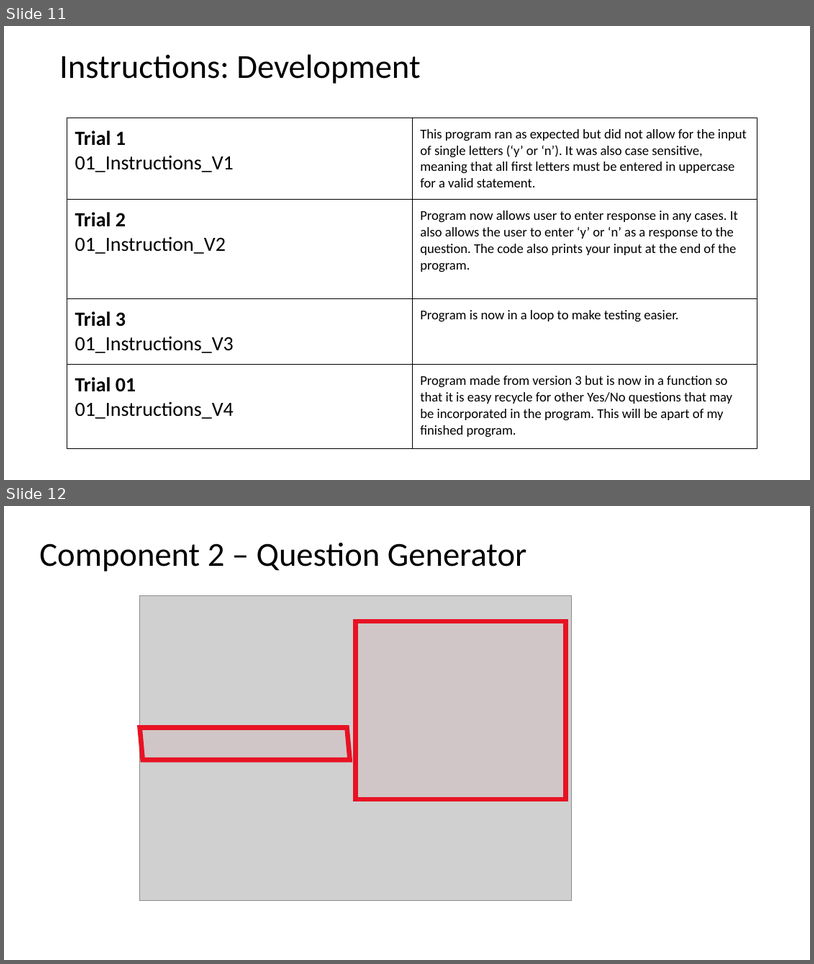
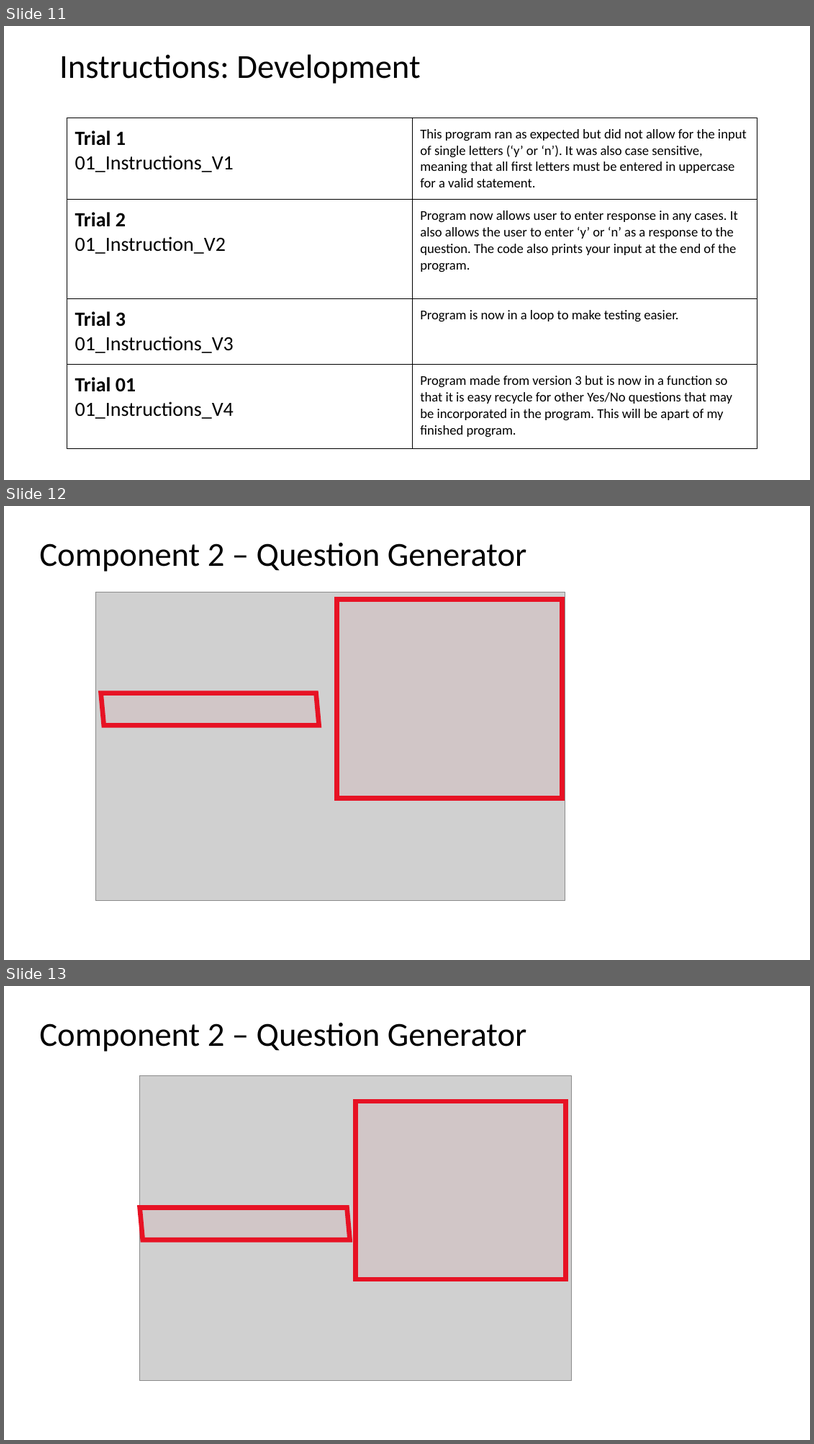
Before and after one commit to MOLLY-S1/Assessment, a slide deck: AS91883(1.7) & AS91884(1.8) Documentation.pptx. Shown one above the other, each under a label of ours: slides 11 and 12 before the commit, slides 11, 12 and 13 after it. The pictures are 814x964 and 814x1444 pixels, drawn with LibreOffice and Linux fonts; fonts in the diff are those of the drawing; grey boxes stand for pictures. Boxes give left, top, right and bottom in pixels: in the first picture for what was removed or moved away, otherwise in the second. Text is boxed around its words. In the diff, an @@ line names an element or a change of style, - is before the commit and + after.

```diff
--- a/AS91883(1.7) & AS91884(1.8) Documentation.pptx
+++ b/AS91883(1.7) & AS91884(1.8) Documentation.pptx
@@ slide 12 added at box(4, 506, 810, 960), background #FFFFFF @@
@@ title added at box(39, 542, 527, 572), 40 pt, text #000000 @@
+Component 2 – Question Generator
@@ picture added at box(95, 592, 566, 901) @@
@@ parallelogram added at box(337, 599, 563, 798), fill #E71224 at 5% opacity, outline #E71224 5.67 pt @@
@@ parallelogram added at box(100, 693, 319, 725), fill #E71224 at 5% opacity, outline #E71224 5.67 pt @@
@@ what was slide 12 is now slide 13 @@
```
Also in this commit, not shown: 6 slides changed, 6 other files.
